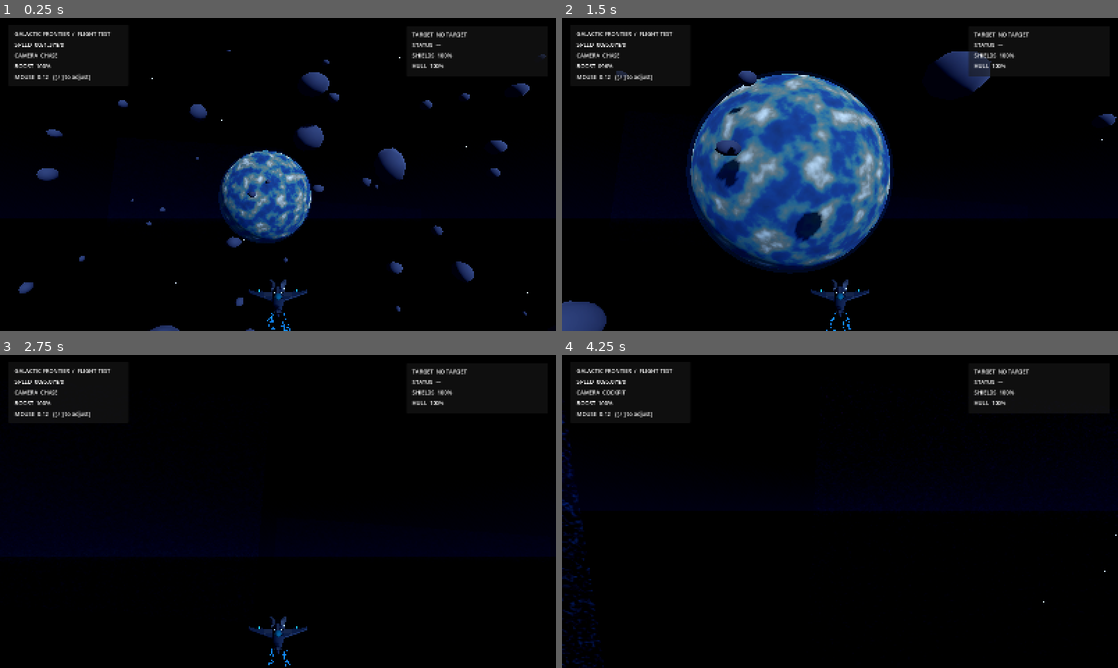
Above: before the commit, frames 1-4 (two rows, left to right).
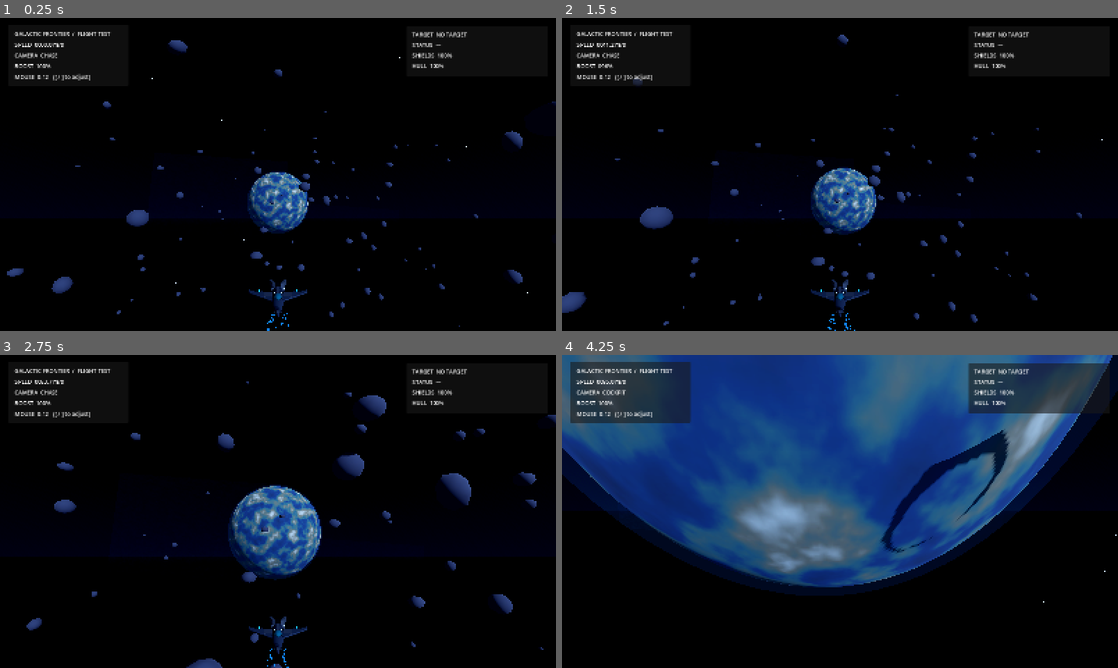
Above: after the commit, the same moments.

Repository: valdissor1990-ui/GALACTIC-FRONTIER
Game: Godot game, scene res://scenes/bootstrap/main.tscn
The game is run twice, just before and just after one commit, with the same random seed, the same clock (stepped at 60 frames per second) and the same inputs.
Inputs (mouse positions are in pixels of both pictures, inside the frame that each line leads up to):
- Up to frame 1 (0.25 s): no input
- Up to frame 2 (1.5 s): tap Enter at 0.5 s; move the mouse to (867, 174) at 0.52 s; hold Shift (boost) 0.53-1.28 s; hold W (move_forward) from 0.53 s (still down); move the mouse to (812, 174) at 1.27 s; click (812, 174) at 1.35 s
- Up to frame 3 (2.75 s): keep holding W (move_forward); move the mouse to (289, 505) at 2.02 s; hold Y (target_clear) from 2.03 s (still down)
- Up to frame 4 (4.25 s): keep holding W (move_forward); move the mouse to (834, 517) at 2.77 s; release Y (target_clear) at 2.78 s; tap T (target_lock) at 2.85 s; move the mouse to (878, 514) at 3.52 s; hold C (toggle_camera) from 3.53 s (still down)

The runs differ from the first frame. In frame 1, 6.9% of the frame differs, in the area x 1-100%, y 7-100%; in frame 2, 21%; in frame 3, 6.2%; in frame 4, 60%, in the area x 0-100%, y 0-100%.
Error before the commit: Invalid access to property or key 'name' on a base object of type 'StandardMaterial3D'. (res://scripts/environment/enemy_visual_treatment.gd:25)

Commit message:
Launch the Silent Relay demo mission by default

Diff:
--- a/scripts/core/game_session.gd
+++ b/scripts/core/game_session.gd
@@ -1,7 +1,7 @@
 extends Node
-## Minimal bootstrap. The flight scene is the only game scene in Phase 1.
+## Bootstraps the playable Silent Relay vertical-slice mission.
 
-const FLIGHT_SCENE: String = "res://scenes/flight/visual_flight.tscn"
+const FLIGHT_SCENE: String = "res://scenes/demo/ten_minute_demo.tscn"
 
 
 func _ready() -> void:
